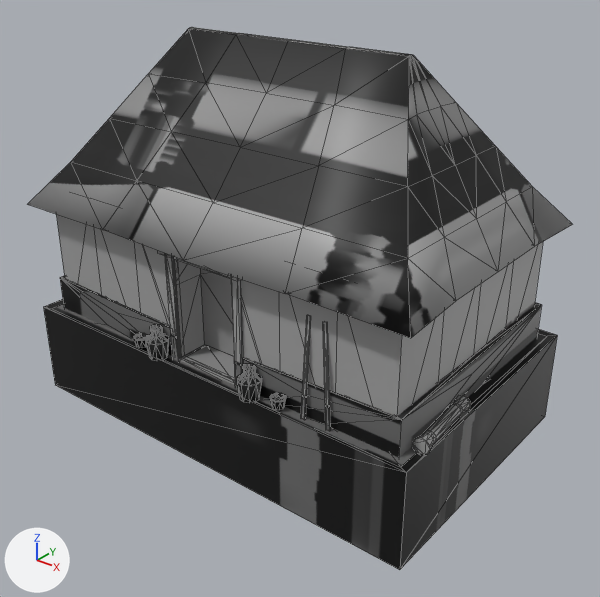
A saved change to the COLLADA model art/meshes/structural/maya_house1.dae.
Camera for both pictures: a 50 mm lens placed at (13.2, -16.13, 11.19), pointed at (0.59, -0.37, 1.42). The lights are fixed; the arrows at lower left show +X, +Y and +Z. Mesh edges are drawn as thin lines. Where no turn or scale is listed for an object, it has been applied to the vertices. Vertices at the same position are counted once.

Script lines for the objects in view, before the commit:
```python
mat_materiais = principled_material('Materiais')
mat_materiais.texture = img_maya_house1_ao_png
me_cilindro_004 = bpy.data.meshes.new('Cilindro.004')
me_cilindro_004.from_pydata(...)  # 845 vertices, 1442 faces; spans x -6.45..6.26, y -3.96..3.96, z -2.24..8.05
me_cilindro_004.materials.append(mat_materiais)  # picture img_maya_house1_ao_png
ob_casa_1 = bpy.data.objects.new('casa_1', me_cilindro_004)
ob_casa_1.location = (0.0, 0.0, 0.0)
```
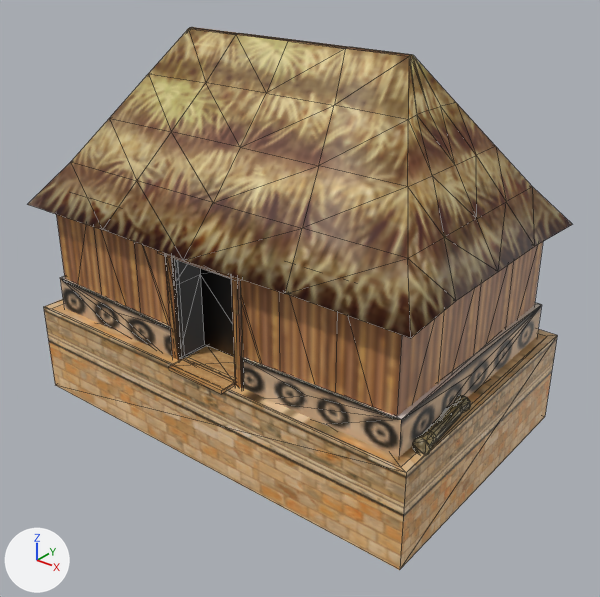
Diff of the bpy script that builds the scene:
```diff
--- a/art/meshes/structural/maya_house1.dae.py
+++ b/art/meshes/structural/maya_house1.dae.py
@@ img_mayans_struct_png @@
+img_mayans_struct_png = load_image('mayans_struct.png', 'mayans_struct.png', 2048, 1024, 'sRGB')
@@ mat_materiais @@
 mat_materiais = principled_material('Materiais')
-mat_materiais.texture = img_maya_house1_ao_png
+mat_materiais.texture = img_mayans_struct_png
@@ me_cilindro_004 @@
 # used by ob_casa_1; location = (0.0, 0.0, 0.0)
-me_cilindro_004.from_pydata(...)  # 845 vertices, 1442 faces; spans x -6.45..6.26, y -3.96..3.96, z -2.24..8.05
+me_cilindro_004.from_pydata(...)  # 597 vertices, 996 faces; spans x -6.45..6.26, y -3.96..3.96, z -2.24..8.05
+# me_cilindro_004 part 1: 6 loose pieces with 256 vertices, spanning x -2.39..4.02, y -3.95..-3.34, z 0.34..2.95, are deleted
+# me_cilindro_004 part 2
+# 8 vertices are added at x -0.82..1.01, y -3.95..-2.06, z 0.34..0.43
+# 10 new faces join them
+# me_cilindro_004 part 3: 26 kept faces spanning x -5.76..5.76, y -3.45..3.51, z 0.0..1.34 get new texture (UV) coordinates
 me_cilindro_004.materials.append(mat_materiais)
```

Changed parts and their boxes [x1, y1, x2, y2] in the pictures (600 x 597 px):
'casa_1', surface changed, reshaped (grey to brown)
    both: [28, 27, 573, 570]
part 1 of me_cilindro_004, deleted
    before: [134, 316, 330, 431]
part 2 of me_cilindro_004, added (brown)
    after: [169, 346, 235, 394]
part 3 of me_cilindro_004, surface changed (grey to brown)
    both: [60, 278, 541, 458]
